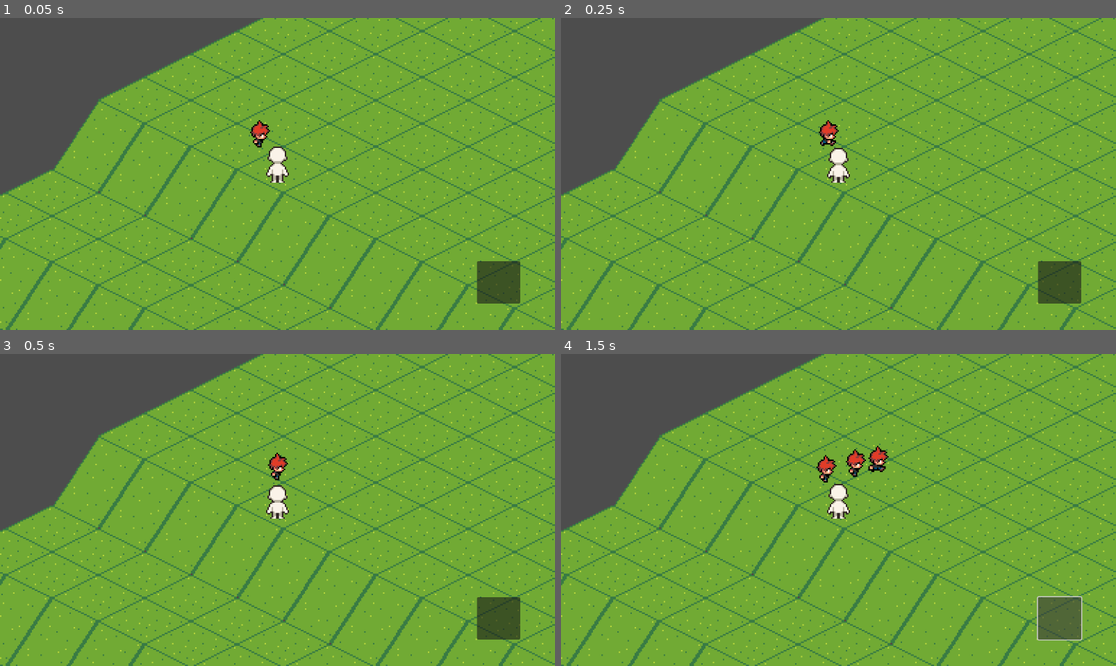
Above: before the commit, frames 1-4 (two rows, left to right).
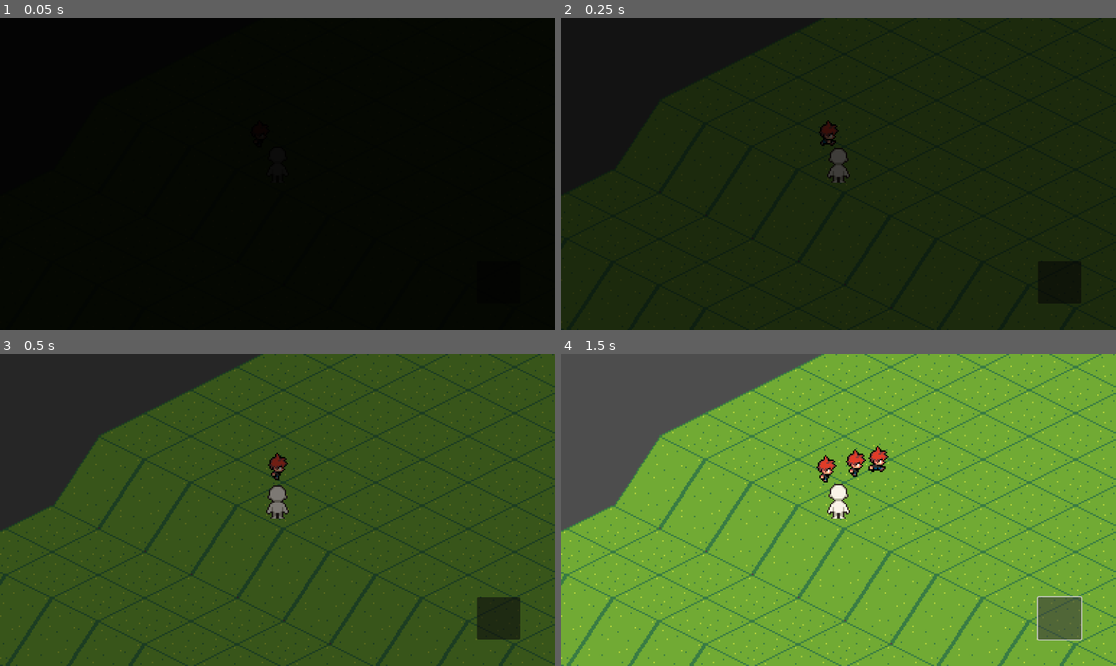
Above: after the commit, the same moments.

Repository: KokonutGamer/CSS-385-Project
Game: Godot game, scene res://src/levels/test_scene.tscn
The game is run twice, just before and just after one commit, with the same random seed, the same clock (stepped at 60 frames per second) and the same inputs. This scene is started directly instead of the project's main scene.
Inputs (mouse positions are in pixels of both pictures, inside the frame that each line leads up to):
- Up to frame 1 (0.05 s): no input
- Up to frame 2 (0.25 s): no input
- Up to frame 3 (0.5 s): no input
- Up to frame 4 (1.5 s): click (1060, 619) at 0.5 s; click (1060, 619) at 1.25 s

The runs differ from the first frame. In frame 1, 100% of the frame differs, in the area x 0-100%, y 0-100%; in frame 2, 100%; in frame 3, 100%; in frame 4, nothing differs.

Commit message:
Completed Program 4

Diff:
--- a/src/core/hitbox.gd
+++ b/src/core/hitbox.gd
@@ -1,7 +1,7 @@
 class_name Hitbox
 extends Area2D
 
-@export var damage: float = 0.0 : set = set_damage, get = get_damage
+@export var damage: float = 12.0 : set = set_damage, get = get_damage
 
 func set_damage(value: float) -> void:
 	damage = value
--- a/src/levels/test_scene.gd
+++ b/src/levels/test_scene.gd
@@ -1,4 +1,9 @@
 extends Node2D
+
+@onready var fade: CanvasLayer = $Fade
+
+func _ready() -> void:
+	await fade.fade(0.0, 1.0).finished
 
 func _on_base_health_depleted() -> void:
 	get_tree().call_deferred("change_scene_to_file", "res://src/ui/victory_screen.tscn")
--- a/src/levels/test_scene.tscn
+++ b/src/levels/test_scene.tscn
@@ -11,6 +11,7 @@
 [ext_resource type="Script" uid="uid://b3rp8l1hmj0ob" path="res://src/core/hurtbox.gd" id="8_v0jcd"]
 [ext_resource type="PackedScene" uid="uid://cktifyra5t566" path="res://src/levels/heads_up_display.tscn" id="10_pjq1b"]
 [ext_resource type="AudioStream" uid="uid://cbgc4bf0ojaqb" path="res://assets/audio/music/the-captivating-crusade.wav" id="11_n3mjx"]
+[ext_resource type="PackedScene" uid="uid://cix23qfmjo14m" path="res://src/ui/fade.tscn" id="12_vgf4w"]
 
 [sub_resource type="NavigationPolygon" id="NavigationPolygon_vgf4w"]
 vertices = PackedVector2Array(-3.3125, 387.39844, -81.22656, 350.8828, -51.5, 306.28125, 25.296875, 347.17188, 407.0234 …(384 unchanged characters)…
@@ -179,5 +180,8 @@
 volume_db = -24.0
 autoplay = true
 
+[node name="Fade" parent="." instance=ExtResource("12_vgf4w")]
+init_alpha = 1.0
+
 [connection signal="timeout" from="NavigationRegion2D/Tower/Cooldown" to="NavigationRegion2D/Tower" method="_on_cooldown_timeout"]
 [connection signal="health_depleted" from="NavigationRegion2D/Tower/HealthComponent" to="." method="_on_base_health_depleted"]
--- /dev/null
+++ b/src/ui/fade.gd
@@ -0,0 +1,13 @@
+extends CanvasLayer
+
+@export var init_alpha: float = 0.0
+
+@onready var black_out: ColorRect = $BlackOut
+
+func _ready() -> void:
+	black_out.color.a = init_alpha
+
+func fade(target_alpha: float, duration: float = 1.0) -> Tween:
+	var tween = create_tween()
+	tween.tween_property(black_out, "color:a", target_alpha, duration)
+	return tween
--- /dev/null
+++ b/src/ui/fade.tscn
@@ -0,0 +1,17 @@
+[gd_scene load_steps=2 format=3 uid="uid://cix23qfmjo14m"]
+
+[ext_resource type="Script" uid="uid://cplog10f3ersu" path="res://src/ui/fade.gd" id="1_4g7xa"]
+
+[node name="Fade" type="CanvasLayer"]
+layer = 10
+script = ExtResource("1_4g7xa")
+
+[node name="BlackOut" type="ColorRect" parent="."]
+anchors_preset = 15
+anchor_right = 1.0
+anchor_bottom = 1.0
+grow_horizontal = 2
+grow_vertical = 2
+mouse_filter = 2
+color = Color(0, 0, 0, 1)
+metadata/_edit_use_anchors_ = true
--- a/src/ui/title_screen.gd
+++ b/src/ui/title_screen.gd
@@ -1,5 +1,6 @@
 extends Control
 
+@onready var fade: CanvasLayer = $Fade
 
 func _ready() -> void:
 	var cfg := ConfigFile.new()
@@ -24,8 +25,8 @@
 	$TitleScreenAudioStreamPlayer.stop()
 	$StartSound.play()
 	$StartTimer.start()
-
 	await $StartTimer.timeout
+	await fade.fade(1.0, 3.0).finished
 	get_tree().change_scene_to_file("res://src/levels/test_scene.tscn")
 
 func _on_settings_button_pressed() -> void:
--- a/src/ui/title_screen.tscn
+++ b/src/ui/title_screen.tscn
@@ -1,8 +1,9 @@
-[gd_scene load_steps=6 format=3 uid="uid://dm8r78mdrx4dx"]
+[gd_scene load_steps=7 format=3 uid="uid://dm8r78mdrx4dx"]
 
 [ext_resource type="Script" uid="uid://cf3u4rol8xf4i" path="res://src/ui/title_screen.gd" id="1_fgkus"]
 [ext_resource type="AudioStream" uid="uid://dii7bbeia8b41" path="res://assets/audio/music/the-noble-wanderer.wav" id="2_de0mb"]
 [ext_resource type="AudioStream" uid="uid://dcvb0vu2tp2kk" path="res://assets/audio/sfx/start-sound.wav" id="3_ub6rd"]
+[ext_resource type="PackedScene" uid="uid://cix23qfmjo14m" path="res://src/ui/fade.tscn" id="4_cfp8e"]
 
 [sub_resource type="SystemFont" id="SystemFont_1a2ex"]
 font_names = PackedStringArray("Fantasy")
@@ -60,8 +61,9 @@
 volume_db = -16.0
 
 [node name="StartTimer" type="Timer" parent="."]
-wait_time = 3.0
 one_shot = true
+
+[node name="Fade" parent="." instance=ExtResource("4_cfp8e")]
 
 [connection signal="pressed" from="StartButton" to="." method="_on_start_button_pressed"]
 [connection signal="pressed" from="SettingsButton" to="." method="_on_settings_button_pressed"]
--- a/src/ui/victory_screen.tscn
+++ b/src/ui/victory_screen.tscn
@@ -1,7 +1,8 @@
-[gd_scene load_steps=4 format=3 uid="uid://qugddhwo2j3d"]
+[gd_scene load_steps=5 format=3 uid="uid://qugddhwo2j3d"]
 
 [ext_resource type="Script" uid="uid://b825vawde3778" path="res://src/ui/victory_screen.gd" id="1_af5s3"]
 [ext_resource type="Theme" uid="uid://br2vw24cf2naj" path="res://resources/themes/font_theme.tres" id="1_g8dsx"]
+[ext_resource type="AudioStream" uid="uid://dlnwg8dbpkgmu" path="res://assets/audio/music/snazzy-jubilee.wav" id="3_nmhdo"]
 
 [sub_resource type="SystemFont" id="SystemFont_af5s3"]
 
@@ -62,4 +63,9 @@
 grow_vertical = 0
 text = "Main Menu"
 
+[node name="VictoryScreenMusic" type="AudioStreamPlayer" parent="."]
+stream = ExtResource("3_nmhdo")
+volume_db = -20.0
+autoplay = true
+
 [connection signal="pressed" from="MainMenuButton" to="." method="_on_main_menu_button_pressed"]
Not shown, added: assets/audio/music/snazzy-jubilee.wav.import
Not shown: 1 places in src/levels/test_scene.tscn that only renumber resources
Not shown, added: src/ui/fade.gd.uid
Not shown, added: assets/audio/music/snazzy-jubilee.wav
